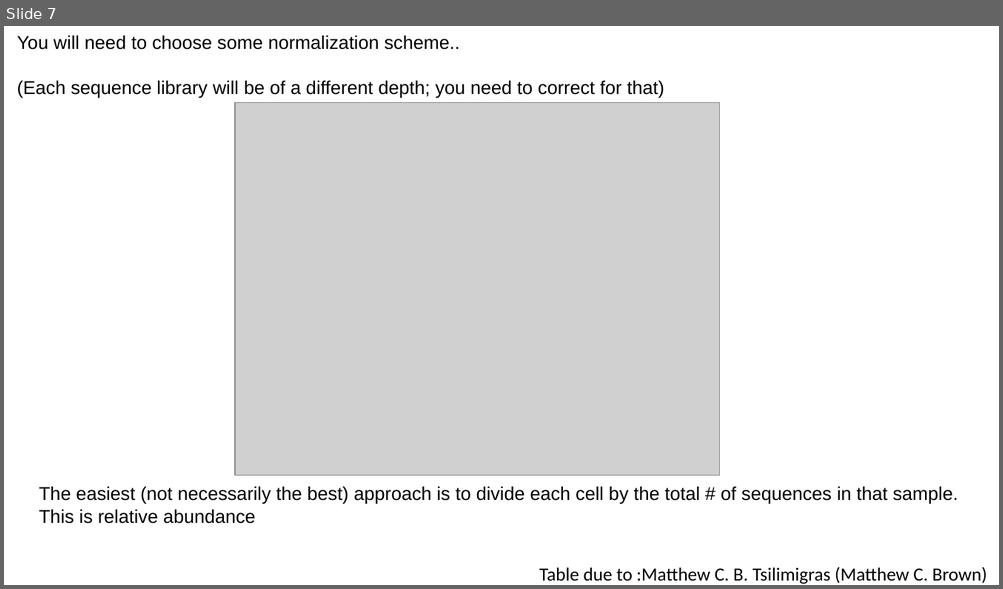
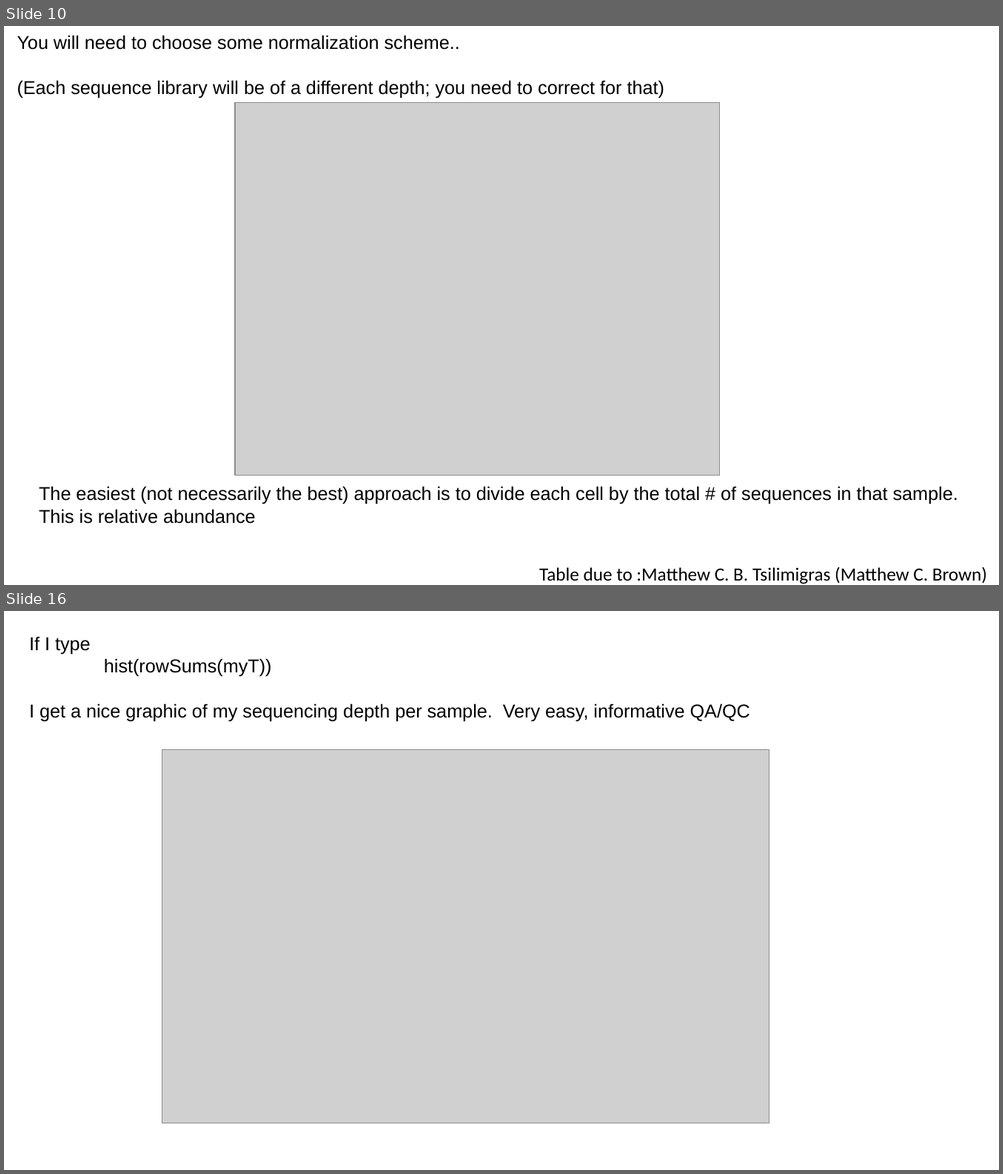
Before and after one commit to afodor/afodor.github.io, a slide deck: classes/ChapelHill2018/ch.pptx. Shown one above the other, each under a label of ours: slide 7 before the commit, slides 10 and 16 after it; the slides between them are not shown. The pictures are 1003x589 and 1003x1174 pixels, drawn with LibreOffice and Linux fonts; fonts in the diff are those of the drawing; grey boxes stand for pictures. Boxes give left, top, right and bottom in pixels: in the first picture for what was removed or moved away, otherwise in the second. Text is boxed around its words. In the diff, an @@ line names an element or a change of style, - is before the commit and + after.

```diff
--- a/classes/ChapelHill2018/ch.pptx
+++ b/classes/ChapelHill2018/ch.pptx
@@ slide 16 added at box(4, 611, 999, 1170), background #FFFFFF @@
@@ text added at box(29, 636, 750, 722), 18 pt, text #000000 @@
+If I type
+hist(rowSums(myT))
+I get a nice graphic of my sequencing depth per sample. Very easy, informative QA/QC
@@ picture added at box(162, 750, 768, 1124) @@
@@ what was slide 7 is now slide 10 @@
```
Also in this commit, not shown: 1 slide changed, 14 other slides added.
